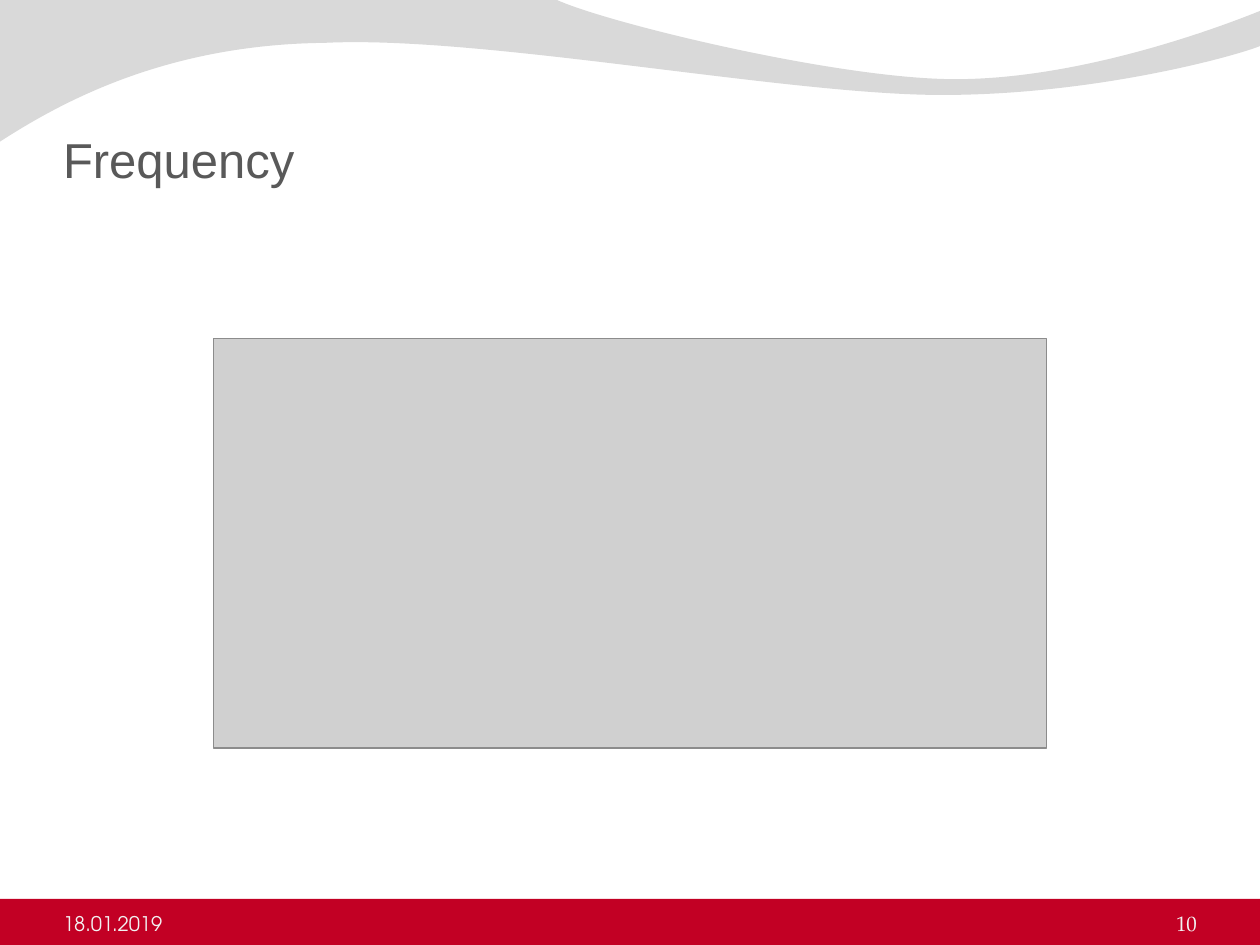
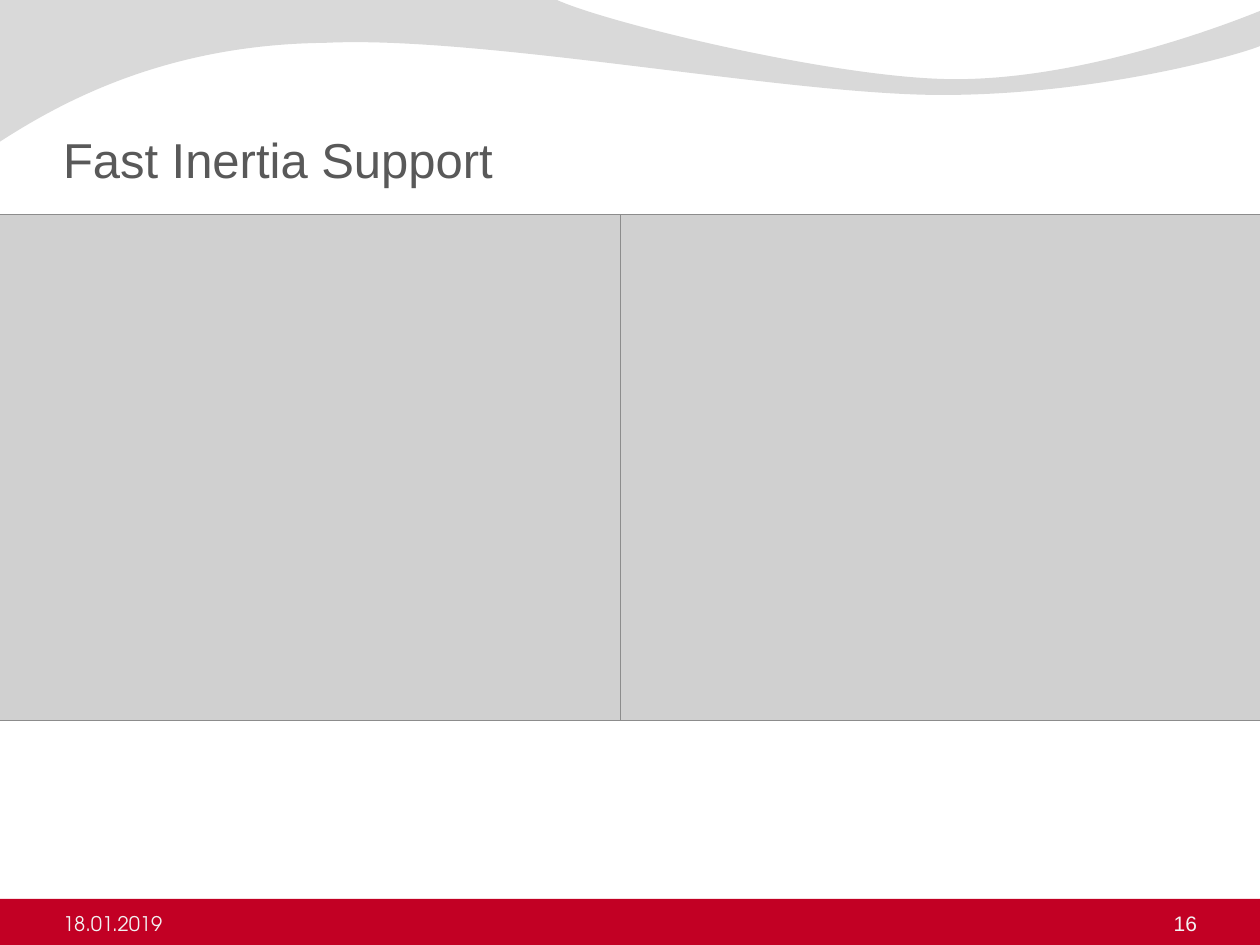
Before and after one commit to ErencanDuymaz/Research, a slide deck: slide 16 of Thesis/Thesis Defence/Erencan_Duymaz_thesis_defence.pptx (slide 10 before the commit). Drawn at 1260x945 pixels with LibreOffice and Linux fonts; fonts in the diff are those of the drawing; grey boxes stand for pictures; background and template pictures are left out. Boxes give left, top, right and bottom in pixels: in the first picture for what was removed or moved away, otherwise in the second. Text is boxed around its words. In the diff, an @@ line names an element or a change of style, - is before the commit and + after.

```diff
--- a/Thesis/Thesis Defence/Erencan_Duymaz_thesis_defence.pptx
+++ b/Thesis/Thesis Defence/Erencan_Duymaz_thesis_defence.pptx
@@ title at box(63, 142, 492, 188): text changed @@
-Frequency
+Fast Inertia Support
@@ picture added at box(0, 214, 669, 721) @@
@@ picture added at box(621, 214, 1260, 721) @@
@@ picture removed at box(213, 339, 1046, 748) @@
@@ page number at box(1174, 916, 1197, 932): text changed; font TeX Gyre Pagella to Arial @@
-10
+16
```
Also in this commit, not shown: 9 other slides changed, 2 slides added, 1 slide removed, 10 other files.
